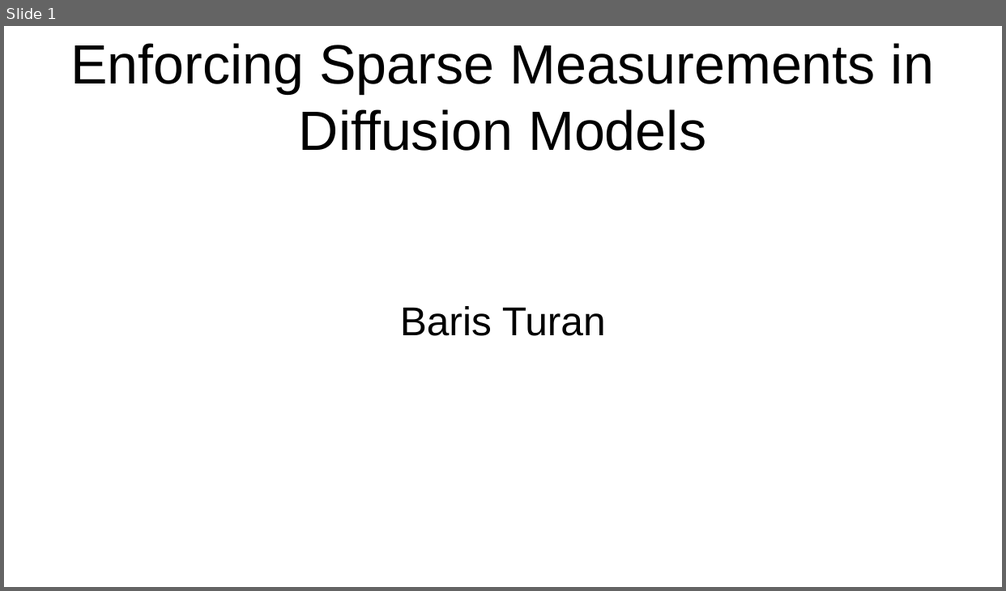
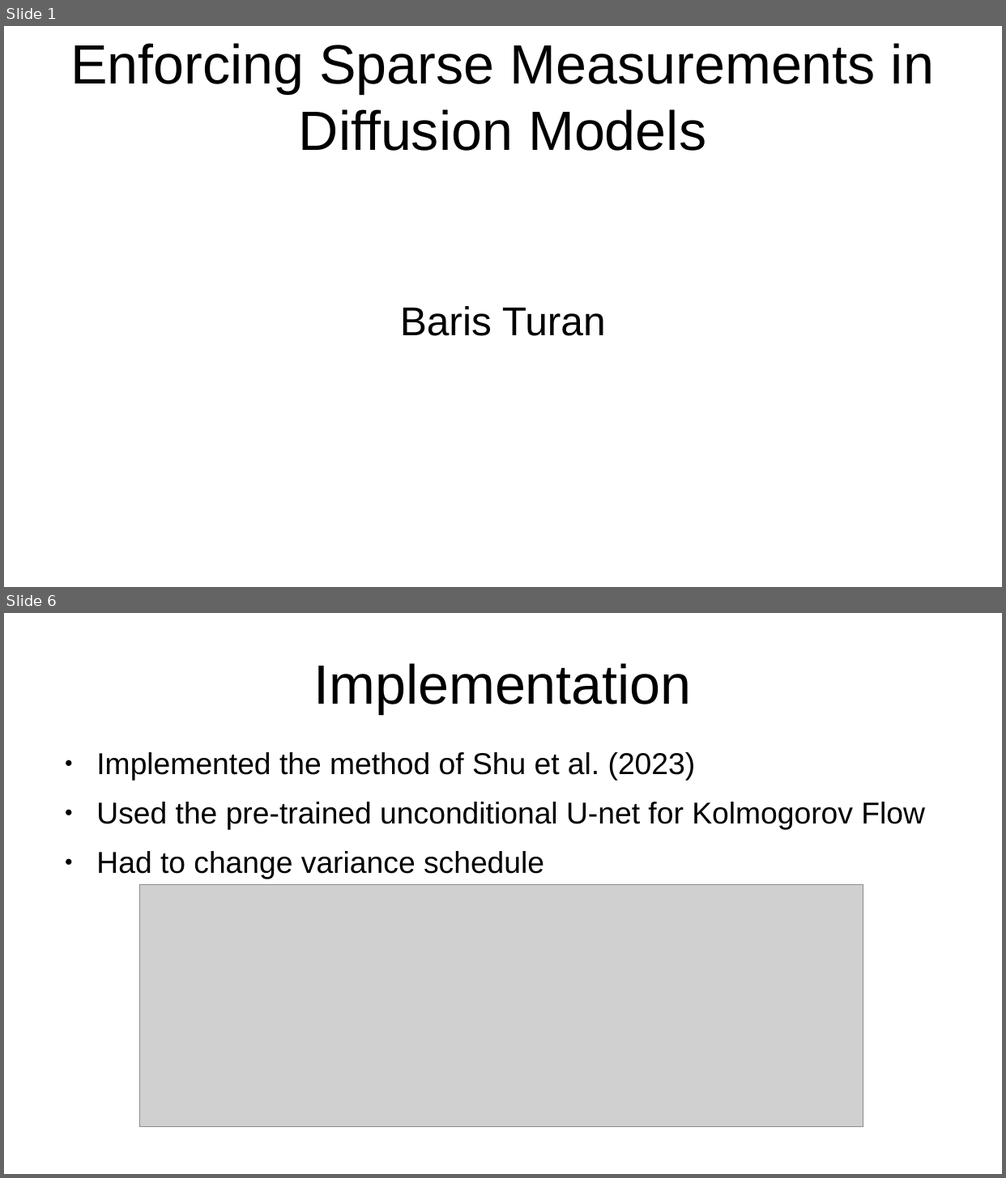
Before and after one commit to baristuran/baris-personal, a slide deck: Enforcing_Sparse_Measurements.odp. Shown one above the other, each under a label of ours: slide 1 before the commit, slides 1 and 6 after it; the slides between them are not shown. The pictures are 1006x591 and 1006x1178 pixels, drawn with LibreOffice and Linux fonts; fonts in the diff are those of the drawing; grey boxes stand for pictures. Boxes give left, top, right and bottom in pixels: in the first picture for what was removed or moved away, otherwise in the second. Text is boxed around its words. In the diff, an @@ line names an element or a change of style, - is before the commit and + after.

```diff
--- a/Enforcing_Sparse_Measurements.odp
+++ b/Enforcing_Sparse_Measurements.odp
@@ slide 6 added at <box>4,613,1002,1174</box>, background #FFFFFF @@
@@ title added at <box>313,663,692,714</box>, 44 pt, text #000000 @@
+Implementation
@@ text added at <box>96,752,925,879</box>, 24 pt, text #000000 @@
+● Implemented the method of Shu et al. (2023)
+● Used the pre-trained unconditional U-net for Kolmogorov Flow
+● Had to change variance schedule
@@ picture added at <box>140,884,863,1127</box> @@
```
Also in this commit, not shown: 3 slides changed, 9 other slides added, 3 slides removed, 4 other files.
